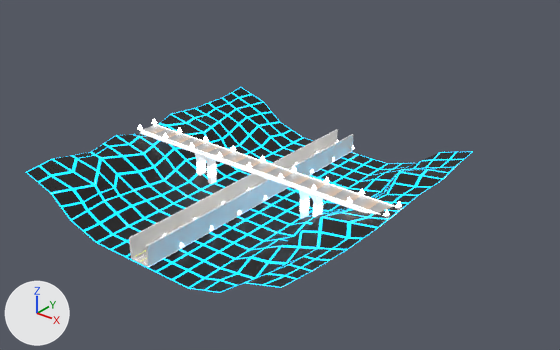
The FBX model Assets/FBX/Environment/Roads/RoadLevel1_var2.fbx: old version first, new version second.
Before and after are seen from a 50 mm camera at (579.0, -876.0, 462.0) aimed at (-18.0, -129.0, -1.0). Arrows for +X, +Y and +Z are at lower left; the lights stay in place. Objects named as collision shapes, trigger or cutter boxes, shadow casters or lower levels of detail are left out. Where no turn or scale is listed for an object, it has been applied to the vertices.

The older version as bpy lines, for what is in view:
```python
ob_roadlevel1_cldr = bpy.data.objects.new('RoadLevel1_cldr', me_cube_002)
ob_roadlevel1_cldr.location = (0.0, 0.0, 0.0)
ob_roadlevel1_cldr_walls = bpy.data.objects.new('RoadLevel1_cldr_walls', me_cube_009)
ob_roadlevel1_cldr_walls.location = (0.0, 0.0, 0.0)
ob_roadlevel1_var2 = bpy.data.objects.new('RoadLevel1_var2', me_plane_007)
ob_roadlevel1_var2.location = (0.0, 0.0, 0.0)
ob_roadlevel1_var2_gr = bpy.data.objects.new('RoadLevel1_var2_GR', me_plane_002)
ob_roadlevel1_var2_gr.location = (0.0, 0.0, 0.0)
# me_cube_002
# before: 0 (-13.0, -400.0, -2.0) at pixel (132, 259), 1 (-13.0, -400.0, 0.0) at pixel (131, 258), 2 (-13.0, 0.0, -2.0), 3 (-13.0, 0.0, 0.0), 4 (13.0, -400.0, -2.0) at pixel (147, 267)
# before: 5 (13.0, -400.0, 0.0) at pixel (147, 265), 6 (13.0, 0.0, -2.0) at pixel (351, 151), 7 (13.0, 0.0, 0.0) at pixel (351, 150)
```
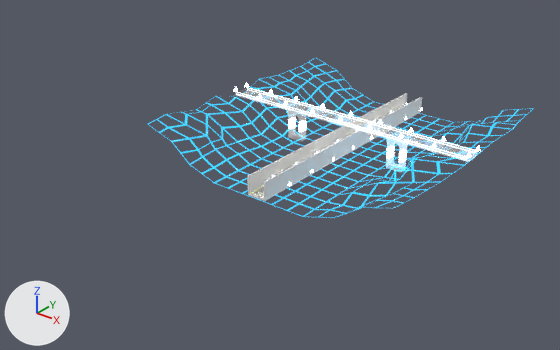
The change, as a list of edits to the scene's bpy script:
```text
Change mat_retrouniversal:
    add n5 = _N.new('ShaderNodeTexImage'); n5.name = 'Image Texture.003'
    add n5.image = img_retroatlas_maingame_png
    where n0 = _N.new('ShaderNodeBsdfPrincipled'); n0.name = 'Principled BSDF'
    add _L.new(n5.outputs[0], n0.inputs[4])  # 'Color' to 'Alpha'
Change me_cube_002:
    used by ob_roadlevel1_cldr; location = (0.0, 0.0, 0.0)
    verts and faces of me_cube_002; kept vertices keep their numbers, new ones are numbered from 8
    remove me_cube_002.from_pydata(...)  # 8 vertices, 6 faces; spans x -13.0..13.0, y -400.0..0.0, z -2.0..0.0
    add me_cube_002.from_pydata(...)  # 12 vertices, 10 faces; spans x -13.0..13.0, y -200.0..200.0, z -2.0..0.0
    me_cube_002 part 1
    add delete_vertices([*range(0, 8)])  # with the faces that use them
    me_cube_002 part 2
    6 vertices are added at (-13.0, -200.0, -2.0), (-13.0, -200.0, 0.0), (-13.0, 200.0, -2.0), (-13.0, 200.0, 0.0), (-13.0, 198.0, 0.0), (-13.0, 198.0, -2.0)
    6 new vertices lie (26.0, 0.0, 0.0) away from vertices in x -13.0, y -200.0..200.0, z -2.0..0.0
    10 new faces join them
Change me_cube_009:
    used by ob_roadlevel1_cldr_walls; location = (0.0, 0.0, 0.0)
    remove me_cube_009.from_pydata(...)  # 16 vertices, 12 faces; spans x -15.0..15.0, y -400.0..0.0, z 0.0..26.0
    add me_cube_009.from_pydata(...)  # 24 vertices, 20 faces; spans x -15.0..15.0, y -200.0..200.0, z 0.0..26.0
    me_cube_009 part 3: the loose piece of 8 vertices spanning x 13.0..15.0, y -400.0..0.0, z 0.0..26.0 is rebuilt with 12 vertices and now spans x 13.0..15.0, y -200.0..200.0, z 0.0..26.0
    me_cube_009 part 4: the loose piece of 8 vertices spanning x -15.0..-13.0, y -400.0..0.0, z 0.0..26.0 is rebuilt with 12 vertices and now spans x -15.0..-13.0, y -200.0..200.0, z 0.0..26.0
Change me_plane_002:
    where me_plane_002.from_pydata(...)  # 272 vertices, 204 faces; spans x -202.0..202.0, y -352.0..2.0, z 2.0..54.0
    used by ob_roadlevel1_var2_gr; location = (0.0, 0.0, 0.0)
    me_plane_002 part 5: the whole mesh is moved by (0.0, 200.0, 0.0)
Add me_plane_007_1:
    me_plane_007_1.from_pydata(...)  # 3624 vertices, 2728 faces; spans x -213.0..213.0, y -200.0..200.0, z -8.0..54.0
    me_plane_007_1.materials.append(mat_retrouniversal)
Remove ob_roadlevel1_var2:
    ob_roadlevel1_var2 = bpy.data.objects.new('RoadLevel1_var2', me_plane_007)
    ob_roadlevel1_var2.location = (0.0, 0.0, 0.0)
Add ob_roadlevel1_var2_lod0:
    ob_roadlevel1_var2_lod0 = bpy.data.objects.new('RoadLevel1_var2_LOD0', me_plane_007_1)
    ob_roadlevel1_var2_lod0.location = (0.0, 0.0, 0.0)
```

Pixel boxes [x1, y1, x2, y2] of what changed, in the pictures (560 x 350 px):
'RoadLevel1_var2', deleted
    before: [26, 87, 473, 293]
'RoadLevel1_cldr_walls', reshaped (22% narrower, 22% shorter)
    before: [129, 129, 353, 266]
    after: [247, 93, 422, 200]
'RoadLevel1_var2_LOD0', added
    after: [171, 71, 521, 208]
'RoadLevel1_var2_GR', mesh moved
    before: [138, 119, 402, 247]
    after: [233, 83, 480, 186]
'RoadLevel1_cldr', reshaped
    before: [132, 251, 148, 267]
    after: [249, 112, 420, 201]
part 1 of me_cube_002, deleted
    before: [132, 251, 148, 267]
part 2 of me_cube_002, added
    after: [249, 112, 420, 201]
part 3 of me_cube_009, rebuilt (24% narrower, 22% shorter)
    before: [146, 134, 353, 266]
    after: [264, 97, 422, 200]
part 4 of me_cube_009, rebuilt (23% narrower, 22% shorter)
    before: [129, 129, 338, 258]
    after: [247, 93, 407, 194]
